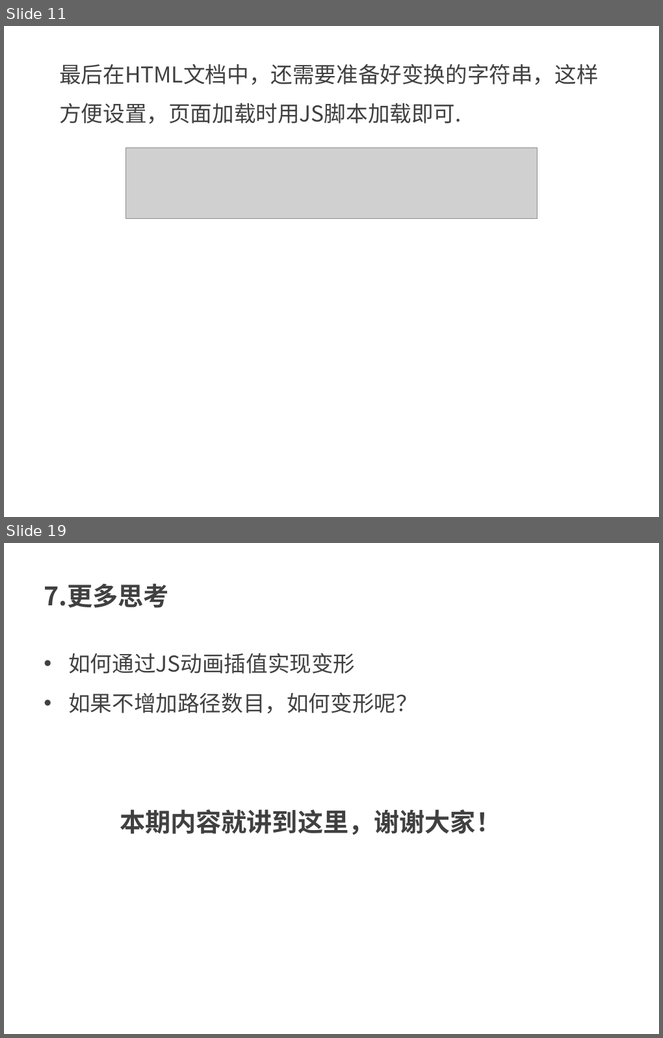
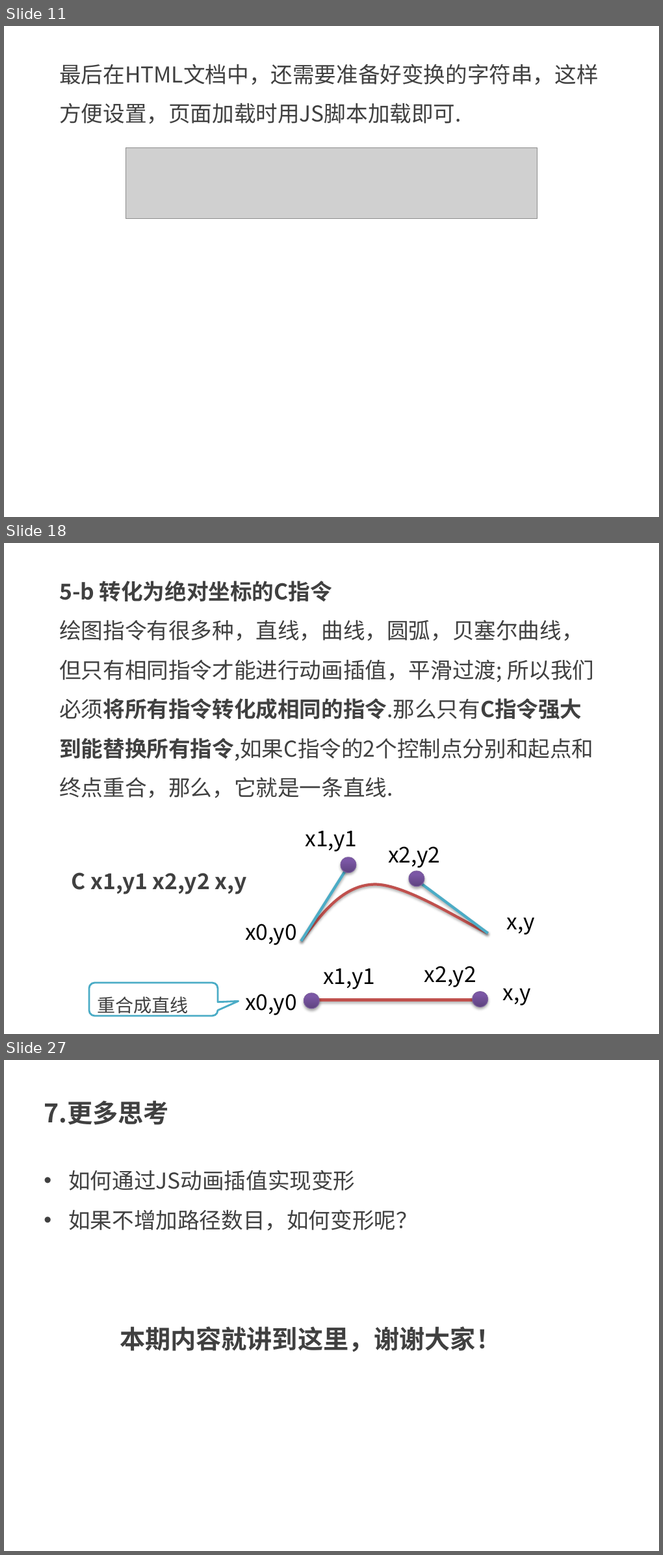
Before and after one commit to kong66/webAni, a slide deck: 21-svg-transform/21.pptx. Shown one above the other, each under a label of ours: slides 11 and 19 before the commit, slides 11, 18 and 27 after it; the slides between them are not shown. The pictures are 663x1038 and 663x1555 pixels, drawn with LibreOffice and Linux fonts; fonts in the diff are those of the drawing; grey boxes stand for pictures. Boxes give left, top, right and bottom in pixels: in the first picture for what was removed or moved away, otherwise in the second. Text is boxed around its words. In the diff, an @@ line names an element or a change of style, - is before the commit and + after.

```diff
--- a/21-svg-transform/21.pptx
+++ b/21-svg-transform/21.pptx
@@ slide 18 added at (x1=4, y1=543, x2=659, y2=1034), background #FFFFFF @@
@@ text added at (x1=59, y1=581, x2=594, y2=798), 24 pt, text #404040 @@
+5-b 转化为绝对坐标的C指令
+绘图指令有很多种，直线，曲线，圆弧，贝塞尔曲线，但只有相同指令才能进行动画插值，平滑过渡; 所以我们必须将所有指令转化成相同的指令.那么只有C指令强大到能替换所有指令,如果C指令的2个控制点分别和起点和终点重合，那么，它就是一条直线.
@@ text added at (x1=306, y1=831, x2=358, y2=852), 24 pt, text #000000 @@
+x1,y1
@@ text added at (x1=388, y1=847, x2=440, y2=868), 24 pt, text #000000 @@
+x2,y2
@@ text added at (x1=72, y1=873, x2=246, y2=895), 24 pt, text #404040, bold @@
+C x1,y1 x2,y2 x,y
@@ text added at (x1=245, y1=924, x2=297, y2=945), 24 pt, text #000000 @@
+x0,y0
@@ text added at (x1=507, y1=917, x2=535, y2=935), 24 pt, text #000000 @@
+x,y
@@ text added at (x1=323, y1=969, x2=375, y2=990), 24 pt, text #000000 @@
+x1,y1
@@ text added at (x1=425, y1=966, x2=477, y2=988), 24 pt, text #000000 @@
+x2,y2
@@ rounded speech box added at (x1=89, y1=983, x2=218, y2=1017), fill #FFFFFF, outline #4BACC6 2 pt, 20 pt, text #404040 @@
+重合成直线
@@ text added at (x1=503, y1=988, x2=531, y2=1006), 24 pt, text #000000 @@
+x,y
@@ text added at (x1=245, y1=994, x2=297, y2=1016), 24 pt, text #000000 @@
+x0,y0
@@ line added from (311, 1001) to (476, 1001), #C0504D 3 pt @@
@@ group added at (x1=302, y1=858, x2=488, y2=1009): 4 ellipses, 2 lines, 1 freeform shape @@
@@ what was slide 19 is now slide 27 @@
```
Also in this commit, not shown: 10 slides changed, 10 other slides added, 3 slides removed, 3 other files.
